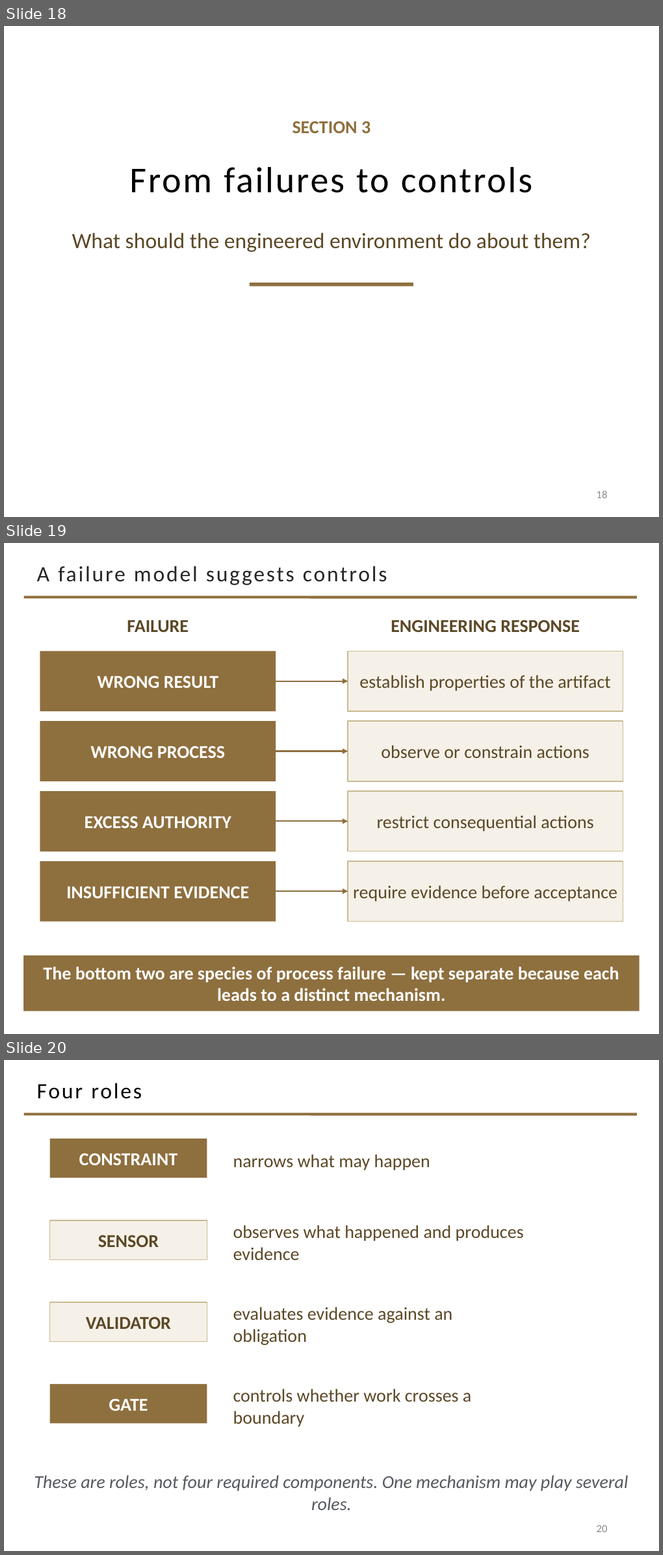
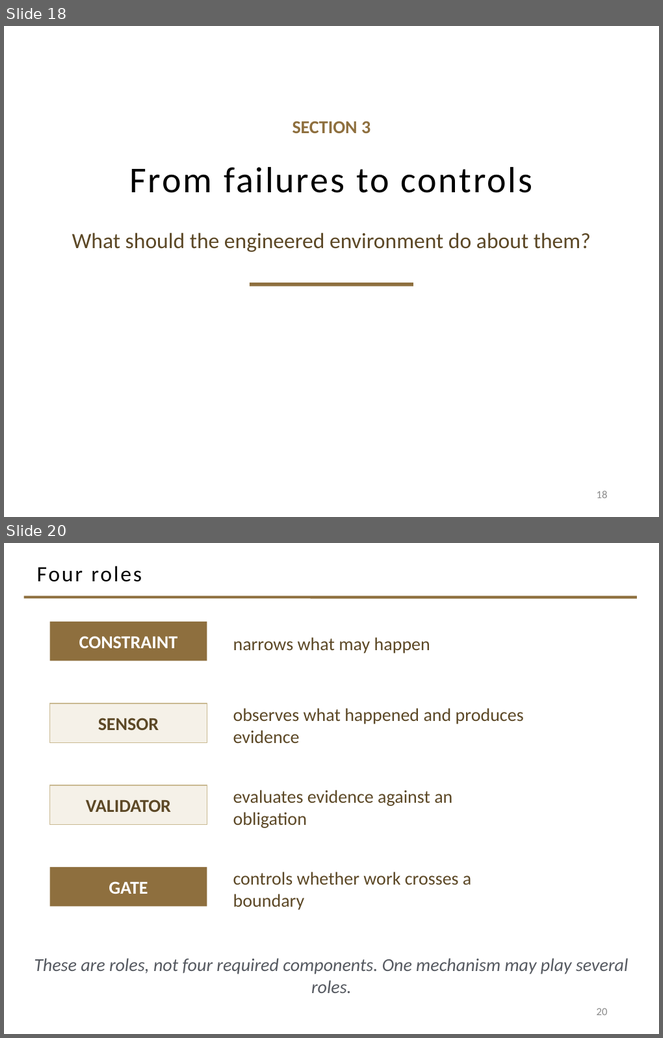
Before and after one commit to davisjam/model-based-agentic-software-engineering, a slide deck: course/lectures/act-2-delegation-and-control/03-alignment/2-3-Alignment.pptx. Shown one above the other, each under a label of ours: slides 18, 19 and 20 before the commit, slides 18 and 20 after it; the slides between them are not shown. The pictures are 663x1555 and 663x1038 pixels, drawn with LibreOffice and Linux fonts; fonts in the diff are those of the drawing; background and template pictures are left out. Boxes give left, top, right and bottom in pixels: in the first picture for what was removed or moved away, otherwise in the second. Text is boxed around its words. In the diff, an @@ line names an element or a change of style, - is before the commit and + after.

Commit message:
deck 2-3: cut 2 — drop 'A failure model suggests controls'; 'Prevent or detect?' now opens Section 3 (40->39)

```diff
--- a/course/lectures/act-2-delegation-and-control/03-alignment/2-3-Alignment.pptx
+++ b/course/lectures/act-2-delegation-and-control/03-alignment/2-3-Alignment.pptx
@@ slide 19 removed at bbox=[4, 543, 659, 1034], background #FFFFFF; not listed: 1 template element that a slide beside it also shows @@
@@ title removed at bbox=[37, 566, 388, 585] @@
-A failure model suggests controls
@@ text removed at bbox=[127, 620, 189, 632] @@
-FAILURE
@@ text removed at bbox=[391, 620, 580, 632] @@
-ENGINEERING RESPONSE
@@ rectangle removed at bbox=[40, 651, 276, 711] @@
-WRONG RESULT
@@ rectangle removed at bbox=[348, 651, 623, 711] @@
-establish properties of the artifact
@@ arrow removed from (276, 681) to (348, 681) @@
@@ rectangle removed at bbox=[40, 721, 276, 782] @@
-WRONG PROCESS
@@ rectangle removed at bbox=[348, 721, 623, 782] @@
-observe or constrain actions
@@ arrow removed from (276, 752) to (348, 752) @@
@@ rectangle removed at bbox=[40, 791, 276, 852] @@
-EXCESS AUTHORITY
@@ rectangle removed at bbox=[348, 791, 623, 852] @@
-restrict consequential actions
@@ arrow removed from (276, 821) to (348, 821) @@
@@ rectangle removed at bbox=[40, 861, 276, 922] @@
-INSUFFICIENT EVIDENCE
@@ rectangle removed at bbox=[348, 861, 623, 922] @@
-require evidence before acceptance
@@ arrow removed from (276, 891) to (348, 891) @@
@@ rectangle removed at bbox=[24, 956, 640, 1012] @@
-The bottom two are species of process failure — kept separate because each leads to a distinct mechanism.
```
